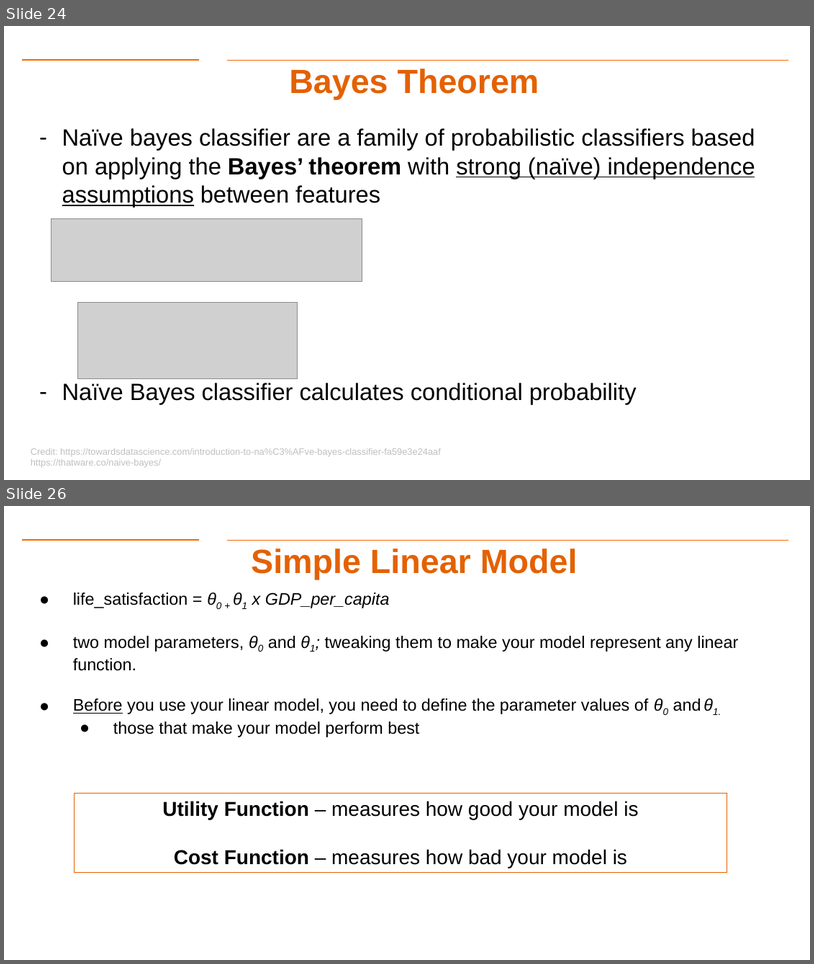
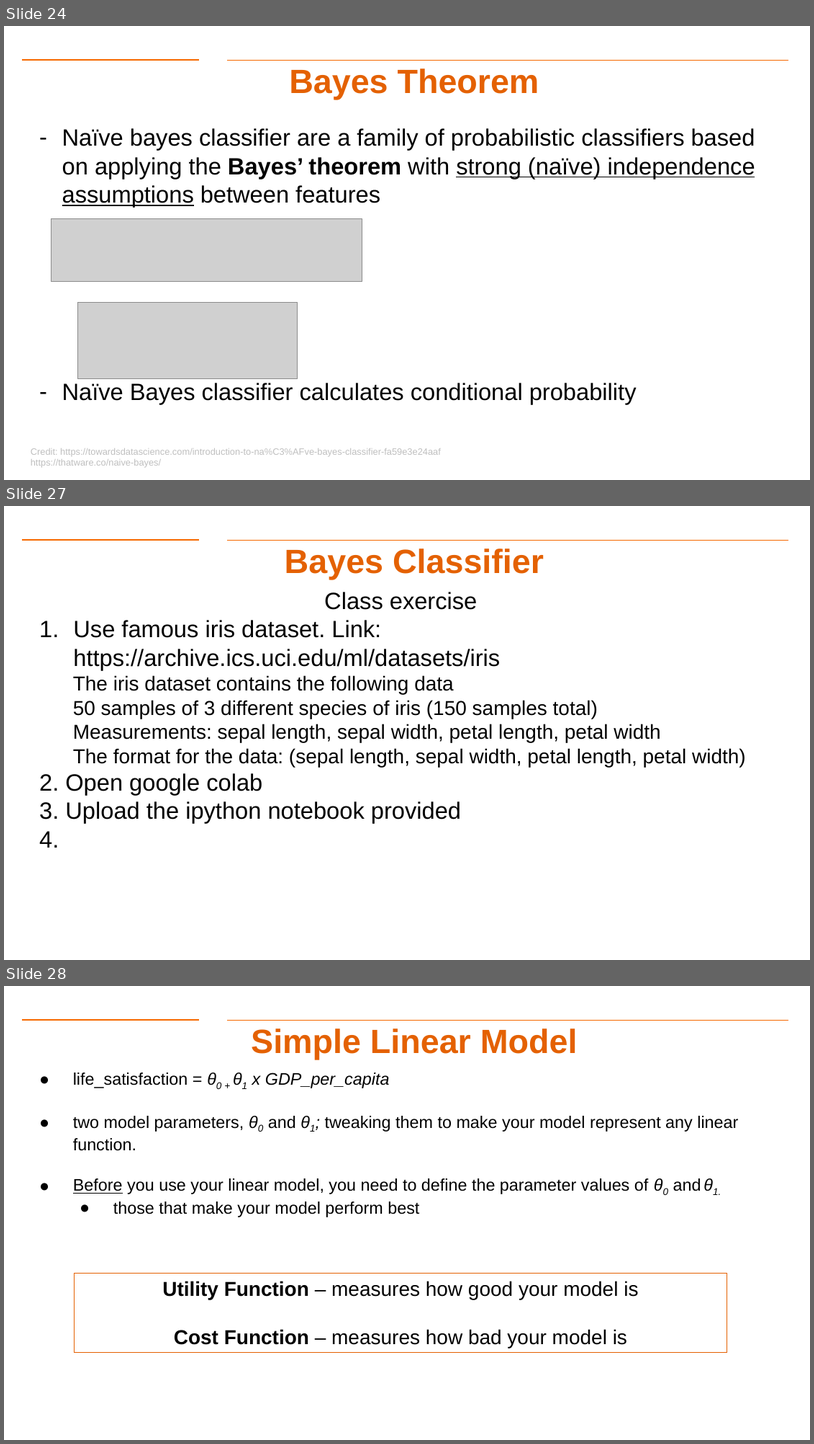
Before and after one commit to gk5951/RIT-DSCI-633-FDS, a slide deck: Syllabus/Lecture02/Lec02.pptx. Shown one above the other, each under a label of ours: slides 24 and 26 before the commit, slides 24, 27 and 28 after it; the slides between them are not shown. The pictures are 814x964 and 814x1444 pixels, drawn with LibreOffice and Linux fonts; fonts in the diff are those of the drawing; grey boxes stand for pictures; background and template pictures are left out. Boxes give left, top, right and bottom in pixels: in the first picture for what was removed or moved away, otherwise in the second. Text is boxed around its words. In the diff, an @@ line names an element or a change of style, - is before the commit and + after.

```diff
--- a/Syllabus/Lecture02/Lec02.pptx
+++ b/Syllabus/Lecture02/Lec02.pptx
@@ slide 27 added at [4,506,810,960], background #FFFFFF; not listed: 2 template elements that a slide beside it also shows @@
@@ title added at [285,548,544,579], 40 pt, text #E46102, bold @@
+Bayes Classifier
@@ text added at [39,592,746,847], 24 pt, text #000000 @@
+Class exercise
+1. Use famous iris dataset. Link: https://archive.ics.uci.edu/ml/datasets/iris
+  The iris dataset contains the following data
+  50 samples of 3 different species of iris (150 samples total)
+  Measurements: sepal length, sepal width, petal length, petal width
+  The format for the data: (sepal length, sepal width, petal length, petal width)
+2. Open google colab
+3. Upload the ipython notebook provided
+4.
@@ what was slide 26 is now slide 28 @@
```
Also in this commit, not shown: 1 slide changed, 1 other slide added.
